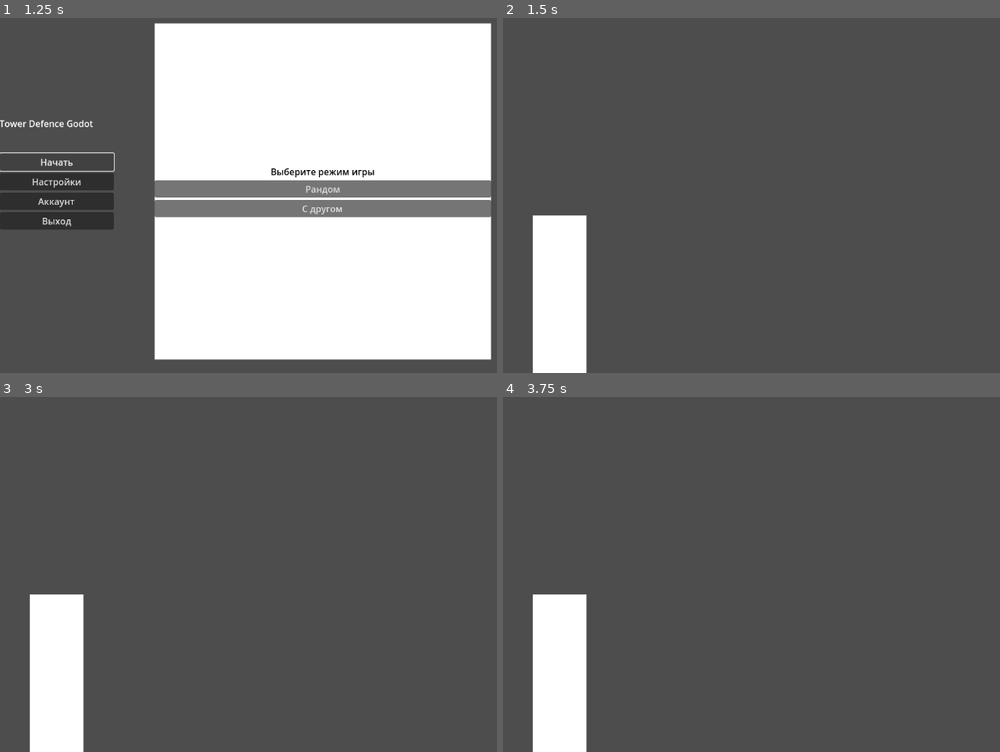
Above: before the commit, frames 1-4 (two rows, left to right).
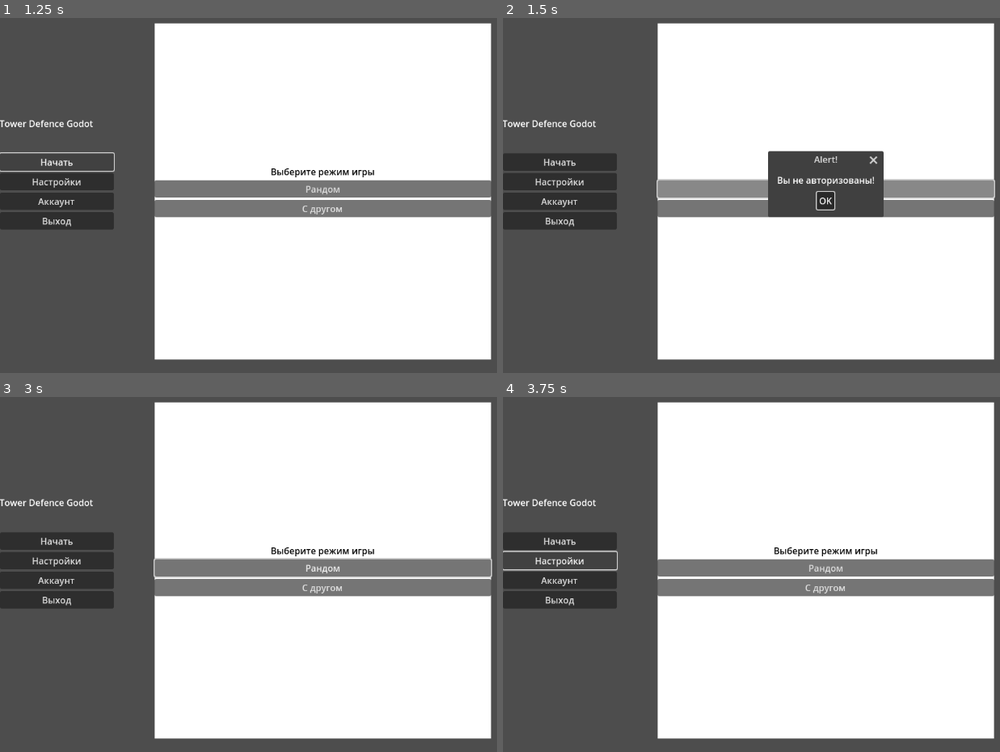
Above: after the commit, the same moments.

Repository: AdamMambetov/tower-defence-godot
Game: Godot game, scene res://scene/main_menu.tscn
Same seed, same stepped clock (60 frames per second), same inputs: the game is played once before the commit and once after it.
Inputs (mouse positions are in pixels of both pictures, inside the frame that each line leads up to):
- Up to frame 1 (1.25 s): click "Начать" at 0.5 s
- Up to frame 2 (1.5 s): click "Рандом" at 1.25 s
- Up to frame 3 (3 s): click (54, 542) at 2 s, where only the run after the commit has a clickable "Начать"; click (323, 578) at 2.75 s, where only the run after the commit has a clickable "OK"
- Up to frame 4 (3.75 s): click (557, 560) at 3.5 s, where only the run after the commit has a clickable "Настройки"

Frame 1 is identical in both runs. In frame 2, 69% of the frame differs, in the area x 0-100%, y 1-100%; in frame 3, 73%; in frame 4, 73%.

Commit message:
periodic updates the access token

Diff:
--- /dev/null
+++ b/scene/api.tscn
@@ -0,0 +1,8 @@
+[gd_scene load_steps=2 format=3 uid="uid://dt3brwi8u3swe"]
+
+[ext_resource type="Script" uid="uid://cjuprtdtfptbu" path="res://src/api.gd" id="1_ljr57"]
+
+[node name="Api" type="Node"]
+script = ExtResource("1_ljr57")
+
+[node name="HTTPRequest" type="HTTPRequest" parent="."]
--- a/src/api.gd
+++ b/src/api.gd
@@ -2,7 +2,7 @@
 
 
 signal sign_result(success: bool, result: String)
-signal join_result(result: String)
+signal join_result(success: bool, result: String)
 
 
 var socket: WebSocketPeer
@@ -82,6 +82,7 @@
 		UserInfo.append_user_info({ access = body_json.access })
 		sign_result.emit(true, res[3].get_string_from_utf8())
 		access_token_timer.start()
+		authorized = true
 		prints("POST", res[1], "users/login/", body_json)
 	else:
 		sign_result.emit(false, res[3].get_string_from_utf8())
@@ -89,20 +90,22 @@
 
 # register
 func sign_up(username: String, email: String, password: String) -> void:
-	var data = JSON.stringify({
+	var data = {
 		username = username,
 		email = email,
 		password = password,
-	})
+	}
+	var json = JSON.stringify(data)
 	request(
 		API_BASE_URL + "users/register/",
 		[headers.json],
 		HTTPClient.METHOD_POST,
-		data,
+		json,
 	)
 
 	var res = await request_completed
 	if res[0] == HTTPRequest.RESULT_SUCCESS and res[1] == 200:
+		UserInfo.append_user_info(data)
 		sign_result.emit(true, "Вы успешно зарегистрированы!")
 		prints("POST", res[1], "users/register/", res[3])
 	else:
@@ -112,12 +115,12 @@
 func join() -> void:
 	if !authorized:
 		await get_tree().process_frame
-		join_result.emit("Вы не авторизованы!")
+		join_result.emit(false, "Вы не авторизованы!")
 		return
 
 	request(
 		API_BASE_URL + "queue/join/",
-		[headers.json, headers.jwt_token + Global.access],
+		[headers.json, headers.jwt_token + UserInfo.get_user_info().access],
 		HTTPClient.METHOD_POST,
 	)
 
@@ -135,19 +138,10 @@
 			room_id = body_json.room_id
 			join_url = "%splay_room/%s/" % [WS_BASE_URL, room_id]
 		_connect()
-	elif res[1] == 401:
-		var user_info = UserInfo.get_user_info()
-		if user_info.is_empty():
-			join_result.emit("Вы не авторизированы!")
-			printerr("Request Error: Not authorized!")
-			return
-		sign_in(user_info.username, user_info.password)
-		var result = await sign_result
 	else:
 		var error = res[3].get_string_from_utf8()
 		printerr("Request Error: ", error)
-		join_result.emit(error)
-
+		join_result.emit(false, error)
 
 func _add_field(body: PackedByteArray, key: String, value: String) -> void:
 	var content = "\r\n--boundary\r\n" + "Content-Disposition: form-data; name=\"%s\"\r\n" % key + "Content-Type: text/plain; charset=UTF-8\r\n\r\n" + value
@@ -164,19 +158,18 @@
 	return socket.connect_to_url(join_url) == OK
 
 func _waiting_game_process(json: Dictionary) -> void:
-	# Обработка сообщений
 	if waiting_opponent and json.has("room_id"):
 		waiting_opponent = false
 		room_id = json.room_id
 		join_url = "%splay_room/%s/" % [WS_BASE_URL, room_id]
 		for i in 3:
 			if _connect():
-				join_result.emit(true)
+				join_result.emit(true, "")
 				await get_tree().create_timer(1.0).timeout
 				return
 		socket = null
 		Global.game_state = Global.GameState.Menu
-		join_result.emit(false)
+		join_result.emit(false, "Не удалось найти противника.")
 	else:
 		prints("Received other message: ", json)
 
@@ -201,4 +194,5 @@
 	add_child(access_token_timer)
 
 func  _on_access_token_timeout() -> void:
-	print('jdkfjkdjfkj')
+	var result = UserInfo.get_user_info()
+	sign_in(result.username, result.password)
--- a/src/main_menu.gd
+++ b/src/main_menu.gd
@@ -79,12 +79,12 @@
 func _on_play_random_btn_pressed() -> void:
 	Api.join()
 	$LoadingScreen.visible = true
-	var result: String = await Api.join_result
+	var result = await Api.join_result
 	$LoadingScreen.visible = false
-	if !result.is_empty():
+	if result[0]:
 		get_tree().change_scene_to_file("res://scene/main_map.tscn")
 	else:
-		$AcceptDialog.dialog_text = result
+		$AcceptDialog.dialog_text = result[1]
 		$AcceptDialog.reset_size()
 		$AcceptDialog.show()
 
--- a/src/user_info.gd
+++ b/src/user_info.gd
@@ -20,5 +20,5 @@
 
 static func append_user_info(info: Dictionary) -> void:
 	var user_info = get_user_info()
-	user_info.assign(info)
+	user_info.merge(info, true)
 	set_user_info(user_info)
